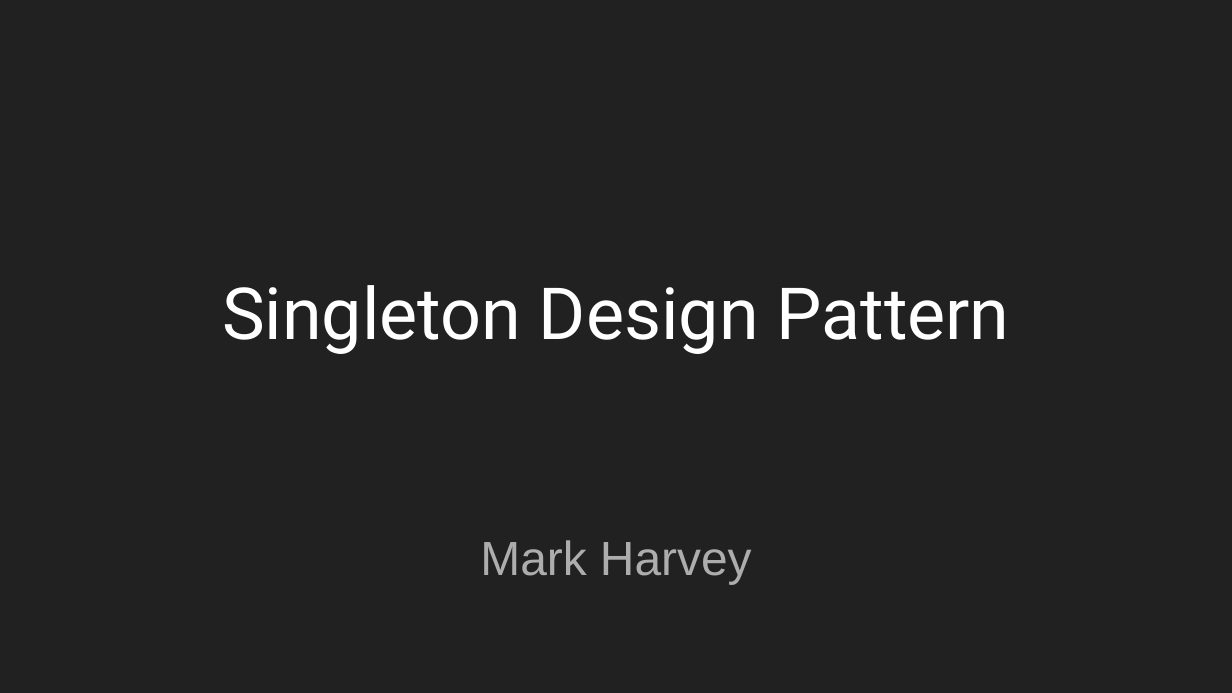
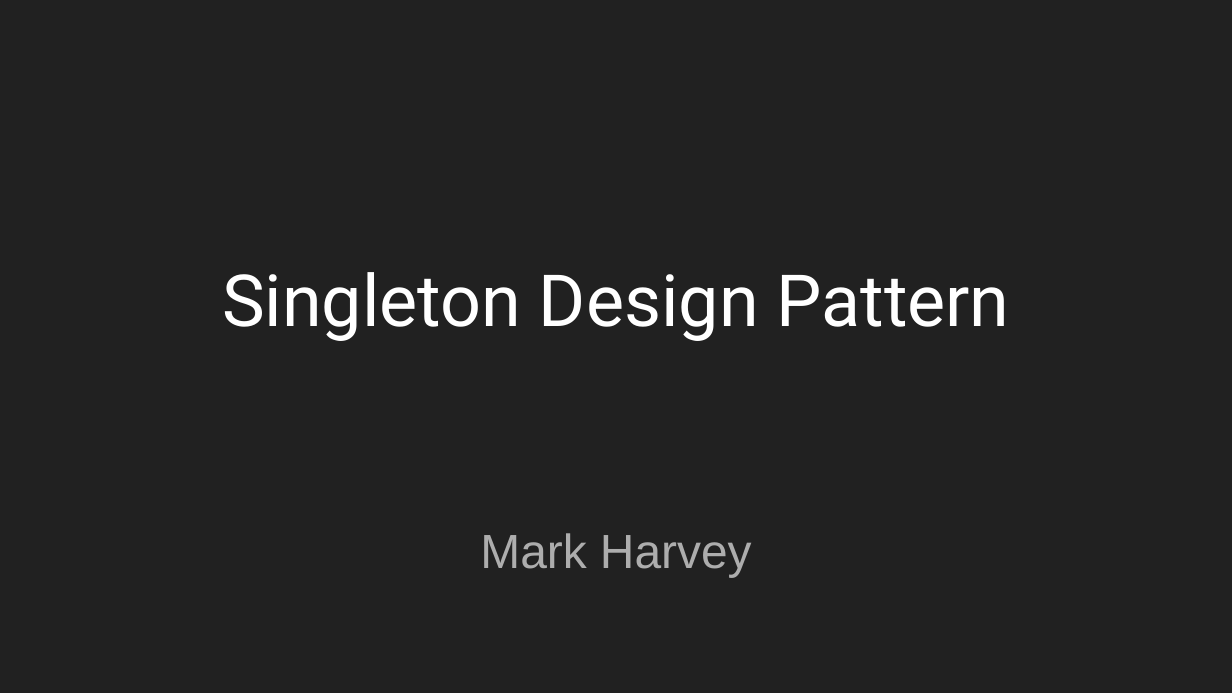
Before and after one commit to MarkXVI/Software_Engineering, a slide deck: slide 1 of Design_Pattern_Singelton_MarkHarvey.pptx. Drawn at 1232x693 pixels with LibreOffice and Linux fonts; fonts in the diff are those of the drawing; background and template pictures are left out. Boxes give left, top, right and bottom in pixels: in the first picture for what was removed or moved away, otherwise in the second. Text is boxed around its words. In the diff, an @@ line names an element or a change of style, - is before the commit and + after.

```diff
--- a/Design_Pattern_Singelton_MarkHarvey.pptx
+++ b/Design_Pattern_Singelton_MarkHarvey.pptx
@@ title "Singleton Design Pattern": place and size @@
-title "Singleton Design Pattern" at [222, 285, 1010, 354]
+title "Singleton Design Pattern" at [222, 272, 1010, 341]
@@ subtitle "Mark Harvey": place and size @@
-subtitle "Mark Harvey" at [480, 540, 752, 584]
+subtitle "Mark Harvey" at [480, 533, 752, 578]
```
Also in this commit, not shown: 5 other slides changed, 2 slides added, 3 slides removed, 2 other files.
